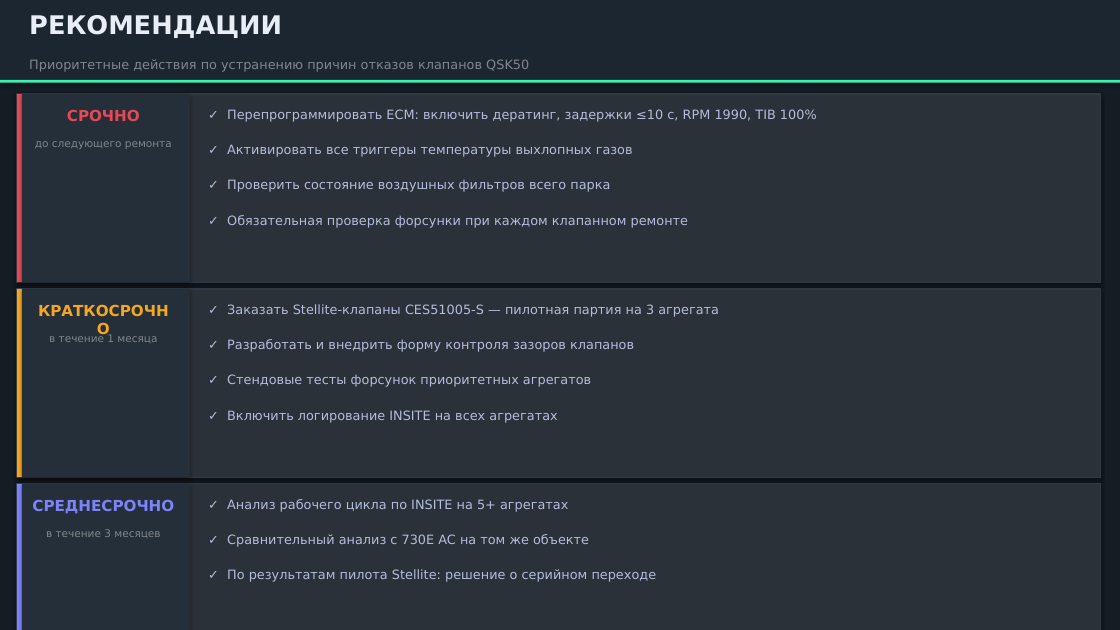
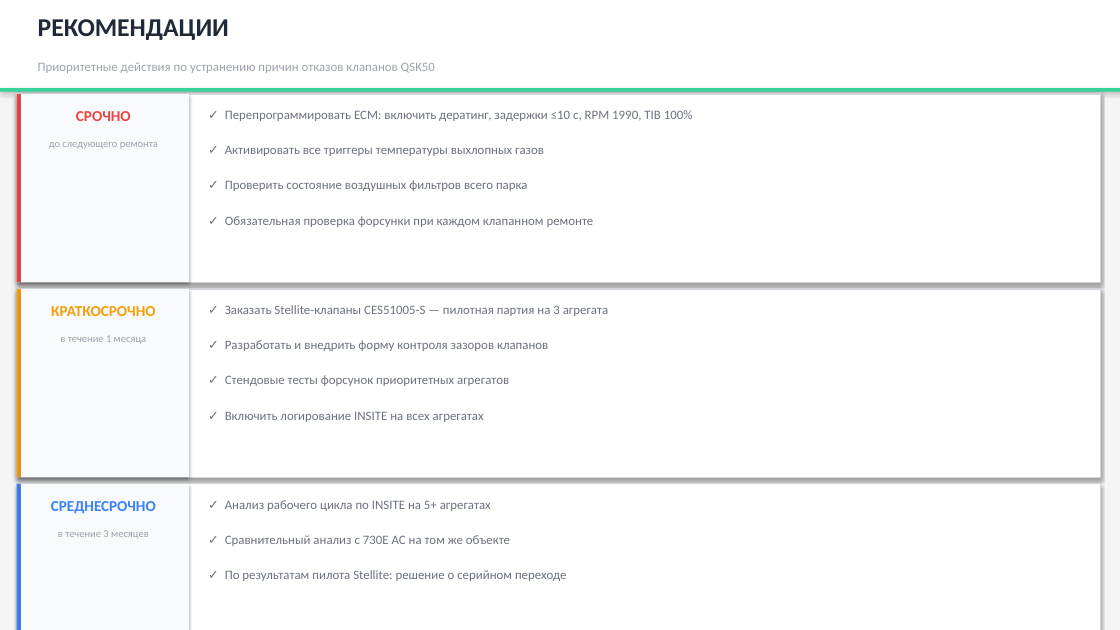
Before and after one commit to victorekuznetsov/NTE200, a slide deck: slide 19 of Презентация_анализ_клапанов_QSK50_NTE200.pptx. Drawn at 1120x630 pixels with LibreOffice and Linux fonts; fonts in the diff are those of the drawing. Boxes give left, top, right and bottom in pixels: in the first picture for what was removed or moved away, otherwise in the second. Text is boxed around its words. In the diff, an @@ line names an element or a change of style, - is before the commit and + after.

```diff
--- a/Презентация_анализ_клапанов_QSK50_NTE200.pptx
+++ b/Презентация_анализ_клапанов_QSK50_NTE200.pptx
@@ background #141C24 to #F5F5F5 @@
@@ rectangle: place and size @@
-rectangle at box(0, 0, 1120, 80)
+rectangle at box(0, 0, 1120, 88)
@@ rectangle at box(0, 0, 1120, 88): fill #1C2630 to #FFFFFF @@
@@ text "РЕКОМЕНДАЦИИ": place and size @@
-text "РЕКОМЕНДАЦИИ" at box(29, 15, 282, 38)
+text "РЕКОМЕНДАЦИИ" at box(38, 19, 229, 40)
@@ text "РЕКОМЕНДАЦИИ" at box(38, 19, 229, 40): font DejaVu Sans to Calibri, text colour #E8EDF6 to #1F2937 @@
@@ font DejaVu Sans to Calibri, text colour #80868B to #9CA3AF in 4 elements at box(49, 142, 158, 149), box(60, 335, 147, 344), box(58, 530, 149, 538), box(38, 62, 435, 73) @@
@@ text "Приоритетные действия по устранению причин ...": place and size @@
-text "Приоритетные действия по устранению причин ..." at box(29, 59, 529, 72)
+text "Приоритетные действия по устранению причин ..." at box(38, 62, 435, 73)
@@ rectangle: place and size @@
-rectangle at box(0, 80, 1120, 83)
+rectangle at box(0, 88, 1120, 92)
@@ rectangle at box(0, 88, 1120, 92): fill #3EF0AF to #34D399 @@
@@ rectangle at box(17, 94, 21, 282): fill #E84855 to #EF4444 @@
@@ text "СРОЧНО" at box(76, 111, 131, 121): font DejaVu Sans to Calibri, text colour #E84855 to #EF4444 @@
@@ rectangle at box(17, 289, 21, 477): fill #F5A623 to #F59E0B @@
@@ text "КРАТКОСРОЧНО" at box(51, 306, 155, 316): font DejaVu Sans to Calibri, text colour #F5A623 to #F59E0B @@
@@ fill #2A3138 to #FFFFFF; outline #303A44 1 pt to #D1D5DB 1 pt in 3 elements at box(17, 94, 1101, 282), box(17, 289, 1101, 477), box(17, 484, 1101, 630) @@
@@ rectangle at box(17, 484, 21, 630): fill #7E83FA to #3B82F6 @@
@@ fill #242F39 to #F9FAFB in 3 elements at box(21, 94, 189, 282), box(21, 289, 189, 477), box(21, 484, 189, 630) @@
@@ text "СРЕДНЕСРОЧНО" at box(51, 501, 156, 514): font DejaVu Sans to Calibri, text colour #7E83FA to #3B82F6 @@
@@ font DejaVu Sans to Calibri, text colour #B3BDDC to #6B7280 in 11 elements at box(225, 110, 693, 121), box(225, 146, 544, 156), box(225, 180, 528, 191), box(225, 216, 594, 227), box(225, 305, 608, 316), box(225, 340, 548, 351), box(225, 375, 509, 386), box(225, 411, 484, 422), box(225, 500, 491, 511), box(225, 535, 510, 546), box(225, 570, 566, 581) @@
```
Also in this commit, not shown: 13 other slides changed, 6 slides added, 6 slides removed, 1 other file.
